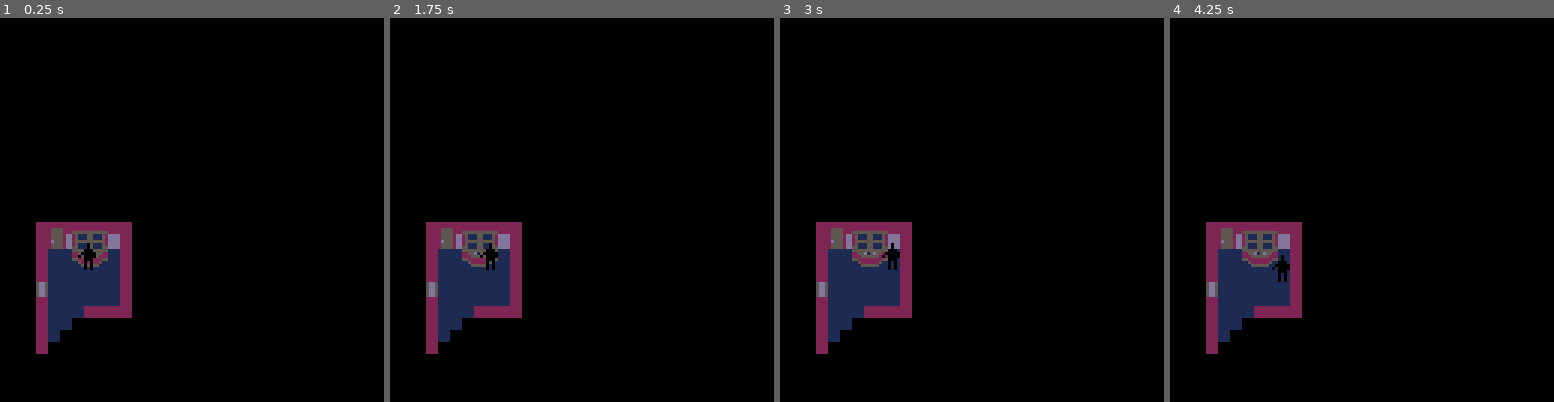
Above: before the commit, frames 1-4 (left to right).
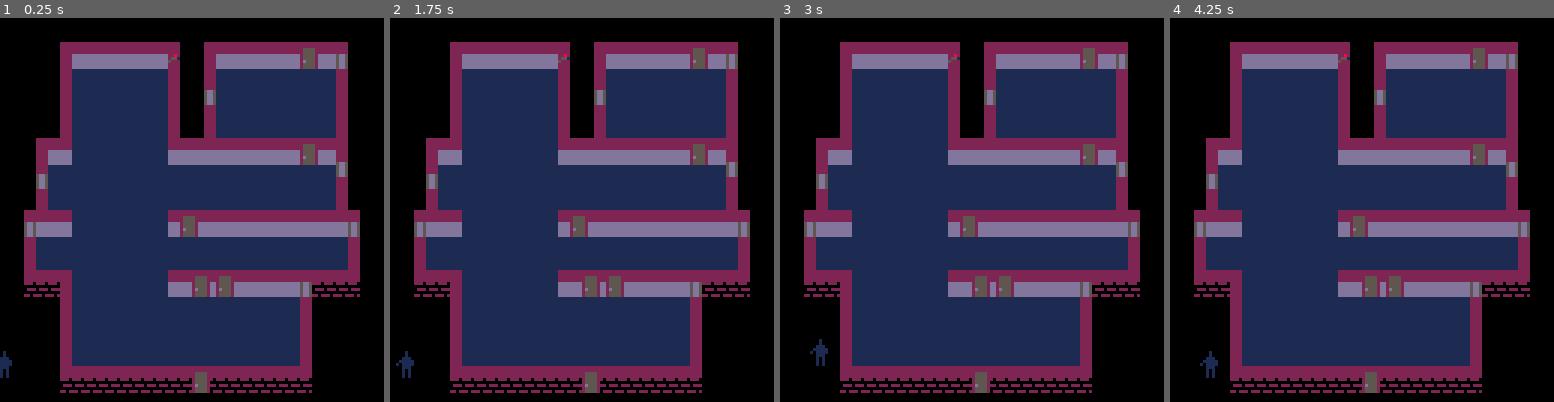
Above: after the commit, the same moments.

Repository: ironchestgames/pico-8-carts
Game: PICO-8 cartridge stealth.p8
Two runs of this game, one before a commit and one after it. Both use one fixed random seed, a clock stepped at 60 frames per second and the inputs below.
Inputs:
- Up to frame 1 (0.25 s): no input
- Up to frame 2 (1.75 s): tap X (X key) at 0.33, 1.07 s; tap O (Z key) at 0.7, 1.7 s; hold Right from 1.6 s (still down)
- Up to frame 3 (3 s): tap X (X key) at 1.85, 2.97 s; release Right at 2.1 s; tap O (Z key) at 2.1, 2.5, 2.9 s; hold Up 2.15-2.42 s; hold Right from 2.47 s (still down)
- Up to frame 4 (4.25 s): release Right at 3.03 s; hold Left 3.08-3.58 s; tap O (Z key) at 3.3, 3.7, 4.1 s; hold Down 3.63-3.97 s; hold Right from 4.02 s (still down); tap X (X key) at 4.08 s

The runs differ from the first frame. In frame 1, 66% of the frame differs, in the area x 0-94%, y 6-98%; in frame 2, 66%; in frame 3, 66%; in frame 4, 66%, in the area x 6-94%, y 6-98%.

Commit message:
stealth - Minor tweaks, embryo mapgen

Diff:
--- a/stealth.p8
+++ b/stealth.p8
@@ -7,8 +7,14 @@
 
 - map generation
 
+- add outside hacking sprite
+
 - filing drawers
  - search (up/down?)
+
+- bug if suspect seen and caught same tick (came out of hiding for ex)
+
+- bug fog wrapping
 
 - map picker scene
  - left/right scrolling blueprints
@@ -56,7 +62,7 @@
 
 --]]
 
-devfog=false
+devfog=not false
 devghost=false
 devvalues=false
 
@@ -161,7 +167,8 @@
  return nil
 end
 
-local floor={}
+local floor
+local objs
 
 local function walladjacency(_a)
  -- todo: fix for out of bounds
@@ -204,11 +211,6 @@
 local diropposites={[0]=1,0,3,2,}
 local arslen=32*32-1
 
-for _i=0,arslen do
- local _x,_y=_i&31,_i\32
- floor[_i]=sget(96+_x,96+_y) -- todo: generate instead
-end
-
 local light={}
 for _i=0,arslen do
  light[_i]=0
@@ -221,8 +223,8 @@
 
 
 local players={
- -- {x=21,y=26},
- {x=7,y=20},
+ -- {x=0,y=31},
+ {x=0,y=29},
 }
 
 for _i=1,#players do
@@ -255,7 +257,7 @@
 local alertlvls={24,8} -- note: only tick time
 local policet=0
 
-local function setlalertlvl2(_m)
+local function setalertlvl2(_m)
  if alertlvl == 1 then
   alertlvl=2
   t=60
@@ -264,6 +266,9 @@
    add(msgs,{x=_g.x,y=_g.y,s=_m,t=4,colset=2})
    _g.state='patrolling'
   end
+  if #guards == 0 then
+   add(msgs,{x=16,y=16,s=_m,t=4,colset=2})
+  end
  end
 end
 
@@ -273,9 +278,9 @@
 -- 2 - selected/on (camcontrol)
 -- 3 - system alarm (camcontrol)
 local cameras={ -- note: camcontrol will crash with more than 4
- {i=1,x=30,y=24,state=0,},
- {i=2,x=1,y=8,state=0,},
- {i=3,x=30,y=2,state=0,},
+ {i=1,x=14,y=4,state=1,},
+ -- {i=2,x=12,y=25,state=1,},
+ -- {i=3,x=30,y=2,state=0,},
 }
 
 local function computer(_p,_o,_tmp)
@@ -430,7 +435,7 @@
    _tmp.pos[3].state=3
    _tmp.pos[4].state=3
    sfx(13)
-   setlalertlvl2('cctv compromised!')
+   setalertlvl2('cctv compromised!')
   end
  end
 
@@ -544,7 +549,7 @@
  end
 
  if light[(_o.y-2)*32+_o.x] == 1 then
-  setlalertlvl2('intruder alert!')
+  setalertlvl2('intruder alert!')
  end
 
  for _y=_o.y-2,0,-1 do
@@ -576,7 +581,7 @@
  end
 
  if light[(_o.y+2)*32+_o.x] == 1 then
-  setlalertlvl2('intruder alert!')
+  setalertlvl2('intruder alert!')
  end
 
  fog[(_o.y+1)*32+_o.x]=0
@@ -625,7 +630,7 @@
  end
 
  if light[(_o.y-2)*32+_o.x] == 1 then
-  setlalertlvl2('intruder alert!')
+  setalertlvl2('intruder alert!')
  end
 
  for _y=_o.y-2,0,-1 do
@@ -668,7 +673,7 @@
  end
 
  if light[(_o.y+2)*32+_o.x] == 1 then
-  setlalertlvl2('intruder alert!')
+  setalertlvl2('intruder alert!')
  end
 
  fog[(_o.y+1)*32+_o.x]=0
@@ -734,48 +739,6 @@
  _p.state='standing'
 end
 
-
-objs={
- {x=10,y=13,typ=0,shadow={[0]=true,true,true,true}},
-
- {x=14,y=18,typ=0,shadow={[0]=true,true,true,true}},
-
- {x=20,y=21,typ=1,shadow={[0]=true,true,true,true}},
-
- {x=24,y=24,typ=2,shadow={[0]=true,nil,nil,nil}},
- {x=25,y=24,typ=3,action={[2]=computer},loot={'door access code'}},
- {x=26,y=24,typ=4,shadow={[0]=nil,true,nil,nil}},
-
- {x=6,y=19,typ=5,shadow={[0]=true,nil,nil,nil}},
- {x=8,y=19,typ=7,shadow={[0]=nil,true,nil,nil}},
- {x=7,y=19,typ=6,action={[2]=camcontrol}}, -- note: draw last
-
- {x=11,y=28,typ=9,shadow={[0]=nil,true,nil,nil}},
- {x=10,y=28,typ=8,shadow={[0]=true,nil,nil,nil},action={[2]=safe},loot={'diamonds',14000}},
-
- {x=4,y=18,typ=12,action={[2]=doorfromunder},adjaction={[2]=doorpeekfromunder}},
- {x=4,y=17,action={[3]=doorfromabove},adjaction={[3]=doorpeekfromabove}},
- {x=5,y=18,typ=13},
-
- {x=3,y=23,typ=22,action={[0]=breakwindowfromright,[1]=breakwindowfromleft},adjaction={[0]=windowpeekfromright,[1]=windowpeekfromleft}},
- {x=0,y=10,typ=22,action={[0]=breakwindowfromright,[1]=breakwindowfromleft},adjaction={[0]=windowpeekfromright,[1]=windowpeekfromleft}},
-
- {x=28,y=23,typ=16,action={[2]=lockeddoorfrombelow},adjaction={[2]=doorpeekfromunder}},
- {x=28,y=22,action={[3]=lockeddoorfromabove},adjaction={[3]=doorpeekfromabove}},
- {x=29,y=23,typ=17},
-}
-
- -- todo: maybe rewrite objects to be in arslen arr instead?
-
-for _i=1,#objs do
- local _o=objs[_i]
- _o.i=_i
- _o.light={}
- if _o.shadow == nil then
-  _o.shadow={[0]=nil,nil,nil,nil}
- end
-end
-
 local function iswallclose(_x,_y,_dx,_dy)
  local _c=0
  while _y >= 1 and _y <= 32 and _x >= 1 and _x <= 32 and floor[_y*32+_x] != 2 do
@@ -788,11 +751,219 @@
 
 
 
+function mapgen()
+ floor={}
+ objs={}
+
+ for _i=0,arslen do
+  local _x,_y=_i&31,_i\32
+  floor[_i]=0
+ end
+
+ local function floorcount(_x,_y)
+  local _c=0
+  if floor[_y*32+_x-1] == 1 then
+   _c+=1
+  end
+  if floor[_y*32+_x+1] == 1 then
+   _c+=1
+  end
+  if floor[(_y-1)*32+_x] == 1 then
+   _c+=1
+  end
+  if floor[(_y+1)*32+_x] == 1 then
+   _c+=1
+  end
+  return _c
+ end
+
+ -- add rooms
+ local _xmin=2
+ local _ymin=3
+ local _ystart=3
+
+ repeat
+  local _w=flr(rnd(19))+10
+  local _h=flr(rnd(5))+6
+  local _xstart=2+flr(rnd(28-_w))
+
+  for _y=0,_h-1 do
+   for _x=0,_w-1 do
+    local _i=(_ystart+_y)*32+_xstart+_x
+    if _y == 0 or _y == _h-1 or _x == 0 or _x == _w-1 then
+     floor[_i]=2
+     floor[(_ystart+_y-1)*32+_xstart+_x]=2
+    else
+     floor[_i]=1
+    end
+   end
+  end
+
+  -- add left window
+  add(objs,{
+   x=_xstart,
+   y=_ystart+1+flr(rnd(_h-4)),
+   typ=22,
+   action={[0]=breakwindowfromright,[1]=breakwindowfromleft},
+   adjaction={[0]=windowpeekfromright,[1]=windowpeekfromleft},
+  })
+
+  -- add right window
+  add(objs,{
+   x=_xstart+_w-1,
+   y=_ystart+1+flr(rnd(_h-4)),
+   typ=22,
+   action={[0]=breakwindowfromright,[1]=breakwindowfromleft},
+   adjaction={[0]=windowpeekfromright,[1]=windowpeekfromleft},
+  })
+
+  -- add top door
+  add(objs,{
+   x=_xstart+1+flr(rnd(_w-3)),
+   y=_ystart,
+   typ=12,
+   action={[2]=doorfromunder},
+   adjaction={[2]=doorpeekfromunder}
+  })
+
+  _ystart+=_h-1
+
+  -- add bottom door
+  add(objs,{
+   x=_xstart+1+flr(rnd(_w-3)),
+   y=_ystart,
+   typ=12,
+   action={[2]=doorfromunder},
+   adjaction={[2]=doorpeekfromunder}
+  })
+
+
+ until _ystart+_h-1 > 27
+
+ -- add corridor
+ local _w=flr(rnd(5))+6
+ local _h=flr(rnd(19))+10
+ local _xstart=2+flr(rnd(28-_w))
+ local _ystart=3
+
+ for _y=0,_h-1 do
+  for _x=0,_w-1 do
+   local _i=(_ystart+_y)*32+_xstart+_x
+   local _fc=floorcount(_xstart+_x,_ystart+_y)
+   if _y == 0 or _y == _h-1 then
+    floor[(_ystart+_y)*32+_xstart+_x]=2
+    floor[(_ystart+_y-1)*32+_xstart+_x]=2
+   end
+   if _y == 0 or _y == _h-1 or _x == 0 or _x == _w-1 then
+    local _current=floor[_i]
+    if _current == 2 then
+     floor[_i]=2
+    elseif _current == 1 and _fc > 1 then
+     floor[_i]=1
+    else
+     floor[_i]=2
+    end
+   else
+    floor[_i]=1
+   end
+  end
+ end
+
+ -- add objects
+
+
+
+ -- objs={
+ --  {x=12,y=4,typ=0,shadow={[0]=true,true,nil,nil}},
+
+ --  {x=15,y=17,typ=0,shadow={[0]=true,true,nil,nil}},
+
+ --  {x=26,y=18,typ=1,shadow={[0]=nil,nil,true,true}},
+
+ --  -- {x=11,y=17,typ=2,shadow={[0]=true,nil,nil,nil}},
+ --  -- {x=12,y=17,typ=3,action={[2]=computer},loot={'door access code'}},
+ --  -- {x=13,y=17,typ=4,shadow={[0]=nil,true,nil,nil}},
+
+ --  {x=11,y=17,typ=5,shadow={[0]=true,nil,nil,nil}},
+ --  {x=13,y=17,typ=7,shadow={[0]=nil,true,nil,nil}},
+ --  {x=12,y=17,typ=6,action={[2]=camcontrol}}, -- note: draw last
+
+ --  {x=9,y=25,typ=9,shadow={[0]=nil,true,nil,nil}},
+ --  {x=8,y=25,typ=8,shadow={[0]=true,nil,nil,nil},action={[2]=safe},loot={'diamonds',14000}},
+
+ -- }
+
+ --  -- todo: maybe rewrite objects to be in arslen arr instead?
+
+ -- fix objs
+ for _j=#objs,1,-1 do
+  local _o=objs[_j]
+  local _i=_o.y*32+_o.x
+
+  -- remove windows
+  if _o.typ == 22 then
+   if not (floor[_i] == 2 and floor[_i-1] != 2 and floor[_i+1] != 2) then
+    del(objs,_o)
+   end
+  end
+
+  -- fix doors
+  if _o.typ == 12 then
+   if not (floor[_i] == 2 and floor[_i-1] == 2 and floor[_i+1] == 2 and floor[_i+32] != 2 and floor[_i-64] != 2) then
+    del(objs,_o)
+   else
+    add(objs,{x=_o.x,y=_o.y-1,action={[3]=doorfromabove},adjaction={[3]=doorpeekfromabove}},_j+1)
+    add(objs,{x=_o.x+1,y=_o.y,typ=13},_j+2)
+
+    -- switch to locked
+    if rnd() > 0.75 then
+     objs[_j].typ=16
+     objs[_j].action[2]=lockeddoorfrombelow
+
+     objs[_j+1].action[3]=lockeddoorfromabove
+
+     objs[_j+2].typ=17
+    end
+   end
+  end
+ end
+
+ -- remove objects that are on top of eachother
+ for _i=#objs,1,-1 do
+  local _o=objs[_i]
+  for _other in all(objs) do
+   if _o != _other and _other.x == _o.x and _other.y == _o.y then
+    if _o.typ == 12 or _o.typ == 16 then -- todo: add locked door
+     deli(objs,_i+2)
+     deli(objs,_i+1)
+     deli(objs,_i)
+    else
+     del(objs,_o)
+    end
+    break
+   end
+  end
+ end
+
+ -- add shadow
+ for _i=1,#objs do
+  local _o=objs[_i]
+  _o.i=_i
+  _o.light={}
+  if _o.shadow == nil then
+   _o.shadow={[0]=nil,nil,nil,nil}
+  end
+ end
+
+end
+
+
 
 
 function _init()
  t=0
  alertlvl=1
+ mapgen()
 end
 
 function gameupdate()
@@ -1257,7 +1428,7 @@
      (light[_o.y*32+_o.x+1] == 1 or light[_o.y*32+_o.x-1] == 1) then
    light[_o.y*32+_o.x]=1
    if _o.typ == 23 then
-    setlalertlvl2('broken window!')
+    setalertlvl2('broken window!')
    end
   end
  end
@@ -1266,12 +1437,12 @@
  if devghost == false and alertlvl == 1 then
   for _p in all(players) do
    if light[_p.y*32+_p.x] == 1 then
-    setlalertlvl2('intruder alert!')
+    setalertlvl2('intruder alert!')
    end
   end
   for _o in all(objs) do
    if _o.typ == 10 and light[_o.y*32+_o.x] == 1 then
-    setlalertlvl2('safe opened!')
+    setalertlvl2('safe opened!')
    end
   end
  end
Not shown, changed: 32 lines of the sprite sheet (__gfx__) section of stealth.p8
